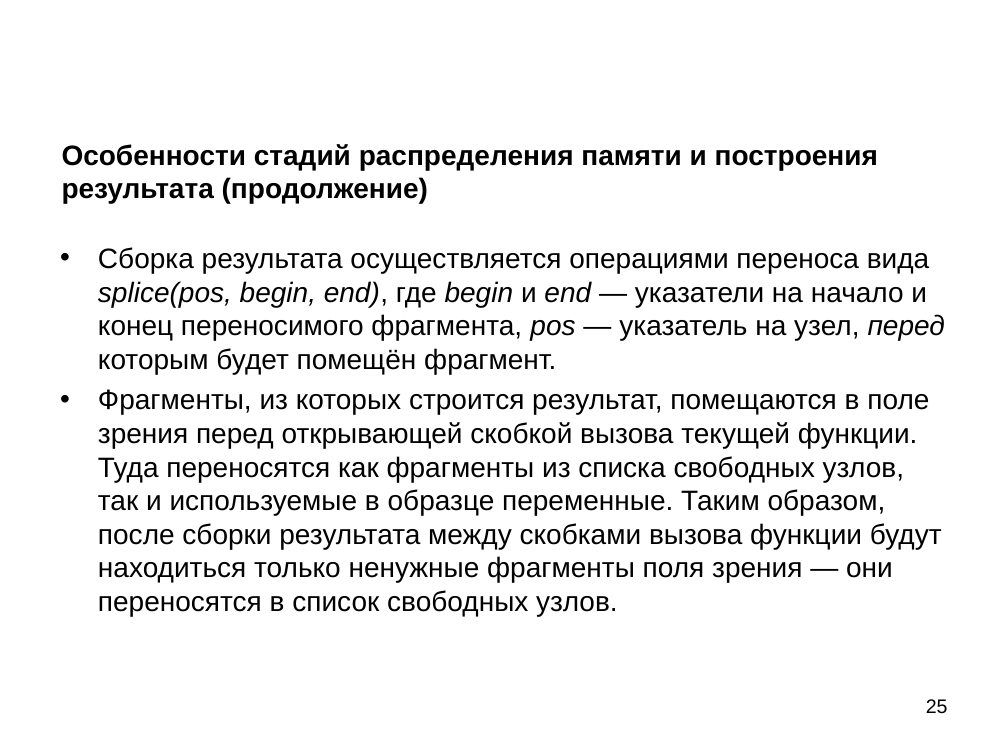
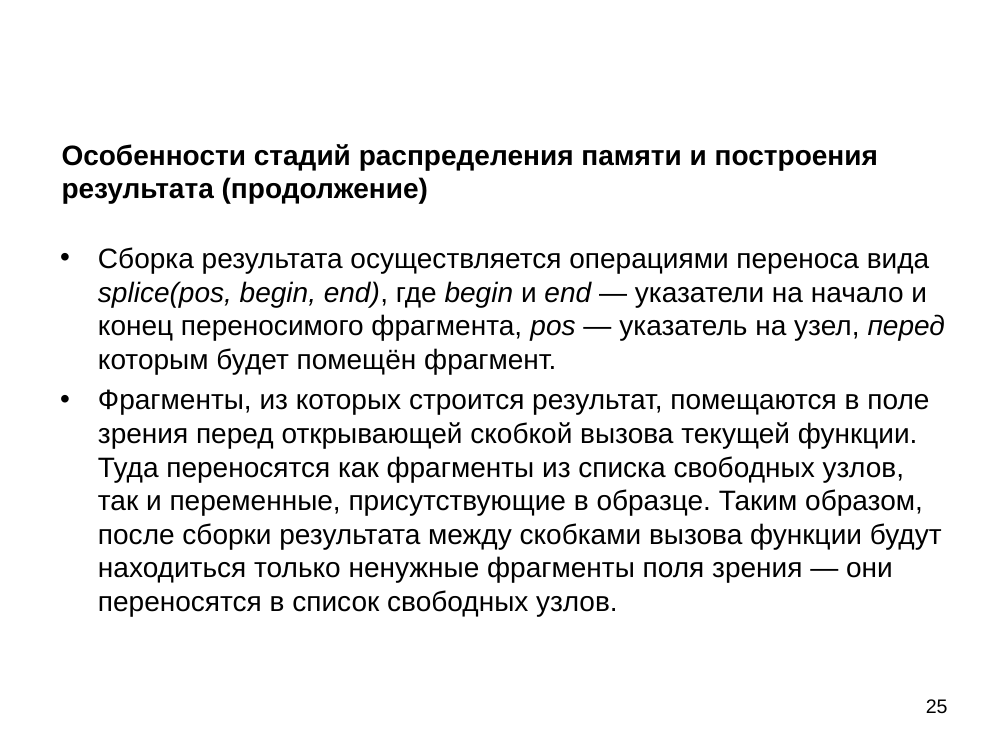
Before and after one commit to bmstu-iu9/refal-5-lambda, a slide deck: slide 25 of doc/Компилятор Простого Рефала.ppt. Drawn at 1008x756 pixels with LibreOffice and Linux fonts; fonts in the diff are those of the drawing. Boxes give left, top, right and bottom in pixels: in the first picture for what was removed or moved away, otherwise in the second. Text is boxed around its words. In the diff, an @@ line names an element or a change of style, - is before the commit and + after.

```diff
--- a/doc/Компилятор Простого Рефала.ppt
+++ b/doc/Компилятор Простого Рефала.ppt
@@ text at (98, 389, 942, 616): text changed @@
-• Фрагменты, из которых строится результат, помещаются в поле зрения перед открывающей скобкой вызова текущей функции. Туда переносятся как фрагменты из списка свободных узлов, так и используемые в образце переменные. Таким образом, после сборки результата между скобками вызова функции будут находиться только ненужные фрагменты поля зрения — они переносятся в список свободных узлов.
+• Фрагменты, из которых строится результат, помещаются в поле зрения перед открывающей скобкой вызова текущей функции. Туда переносятся как фрагменты из списка свободных узлов, так и переменные, присутствующие в образце. Таким образом, после сборки результата между скобками вызова функции будут находиться только ненужные фрагменты поля зрения — они переносятся в список свободных узлов.
```
Also in this commit, not shown: 4 other slides changed, 1 other file.
